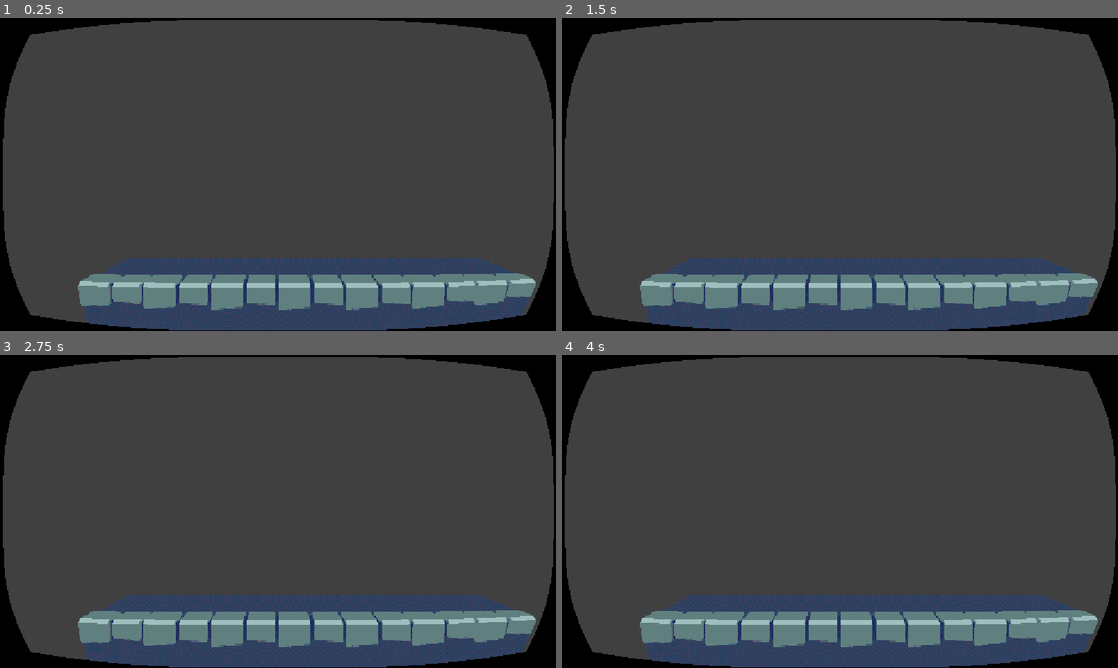
Above: before the commit, frames 1-4 (two rows, left to right).
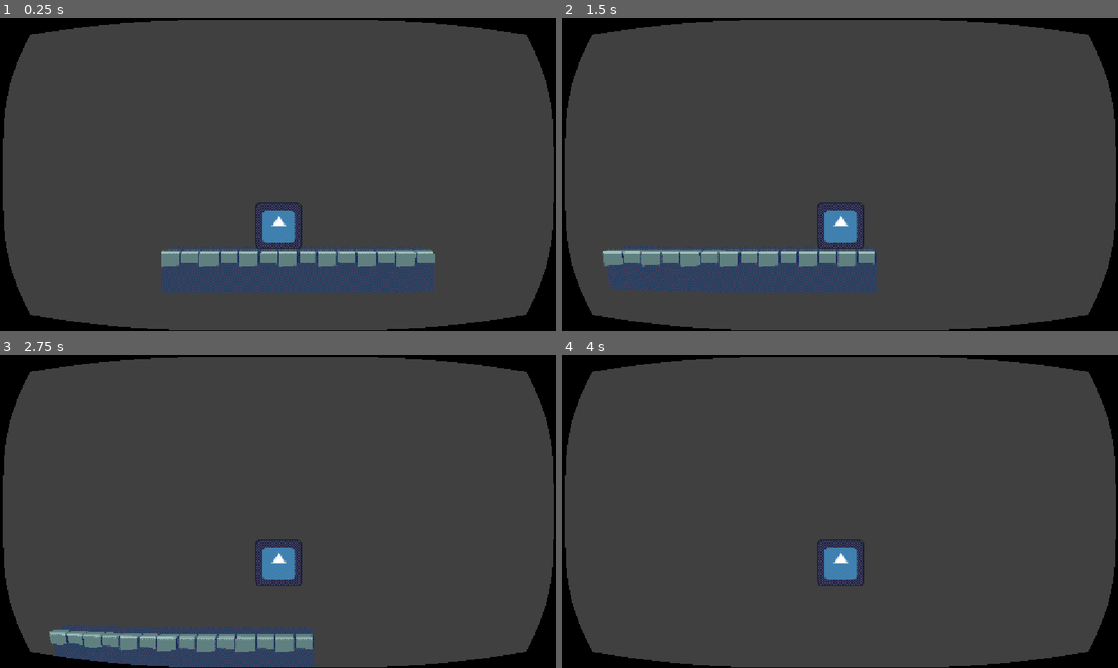
Above: after the commit, the same moments.

Repository: dairycultist/paper-combat
Game: Godot game, scene res://world.tscn
Two runs of this game, one before a commit and one after it. Both use one fixed random seed, a clock stepped at 60 frames per second and the inputs below. The engine's default icon, where the game draws it, is replaced by a stand-in: a white triangle on a blue panel in a dark square.
Inputs:
- Up to frame 1 (0.25 s): no input
- Up to frame 2 (1.5 s): tap Enter at 0.5 s; hold Right (move_right, bound only after the commit) 0.53-1.28 s; tap X (attack, bound only after the commit) at 0.6 s; tap Z (jump, bound only after the commit) at 0.77, 0.8, 1.07, 1.35 s; hold Left (move_left, bound only after the commit) from 1.28 s (still down)
- Up to frame 3 (2.75 s): tap Z (jump, bound only after the commit) at 1.52, 1.82, 2.3 s; tap X (attack, bound only after the commit) at 1.55, 2.1 s; release Left (move_left, bound only after the commit) at 2.03 s; hold Right (move_right, bound only after the commit) from 2.03 s (still down)
- Up to frame 4 (4 s): tap X (attack, bound only after the commit) at 2.85 s; tap Z (jump, bound only after the commit) at 3.02, 3.32, 3.6, 3.77 s; release Right (move_right, bound only after the commit) at 3.53 s; hold Left (move_left, bound only after the commit) from 3.53 s (still down)

The runs differ from the first frame. In frame 1, 19% of the frame differs, in the area x 14-97%, y 58-100%; in frame 2, 20%, in the area x 7-97%, y 58-100%; in frame 3, 16%; in frame 4, 19%.

Commit message:
Basic player controller

Diff:
--- a/grid.tres
+++ b/grid.tres
@@ -1,12 +1,14 @@
 [gd_resource type="MeshLibrary" format=3 uid="uid://c116vpbthr5rx"]
 
 [ext_resource type="ArrayMesh" uid="uid://cobe7p503hojk" path="res://grid/wall_edge.tres" id="1_xb5ts"]
+
+[sub_resource type="BoxShape3D" id="BoxShape3D_xb5ts"]
 
 [resource]
 item/0/name = ""
 item/0/mesh = ExtResource("1_xb5ts")
 item/0/mesh_transform = Transform3D(1, 0, 0, 0, 1, 0, 0, 0, 1, 0, 0, 0)
 item/0/mesh_cast_shadow = 1
-item/0/shapes = []
+item/0/shapes = [SubResource("BoxShape3D_xb5ts"), Transform3D(1, 0, 0, 0, 1, 0, 0, 0, 1, 0, 0, 0)]
 item/0/navigation_mesh_transform = Transform3D(1, 0, 0, 0, 1, 0, 0, 0, 1, 0, 0, 0)
 item/0/navigation_layers = 1
--- a/player.gd
+++ b/player.gd
@@ -1,6 +1,54 @@
 extends CharacterBody3D
 
-#A is red and B is blue btw
-#im gonna make a fighting game you press B to jump and A to punch and A+B to do a flying tornado kick and A in the air to do a flying kickdash and A then B to do an uppercut and A right on landing on the ground to do a sliding kickdash
-#the way im gonna implement all this is have timers representing the time since every single possible action
-#pressing A, B, also landing, and just a regular bool for the grounded state ig
+@export var gravity : float = 3.0
+@export var jump_speed : float = 4.0
+@export var run_speed : float = 5.0
+@export var acceleration : float = 10.0
+
+# timers representing the time since relevant actions
+var jump_t : float
+var attack_t : float
+var landed_t : float
+var is_grounded : bool
+
+func _process(delta: float) -> void:
+
+	var move := Input.get_axis("move_left", "move_right")
+
+	# moving
+	if move:
+		velocity.x = lerp(velocity.x, run_speed * move, acceleration * delta)
+	else:
+		velocity.x = lerp(velocity.x, 0.0, acceleration * delta)
+
+	# grounding-related stuff
+	if is_on_floor():
+
+		# just landed
+		if not is_grounded:
+			landed_t = 0.0
+
+		if Input.is_action_just_pressed("jump"):
+			jump_t = 0.0
+			velocity.y = jump_speed
+
+	else:
+		# gravity
+		velocity.y -= gravity * delta
+
+	is_grounded = is_on_floor()
+
+	if Input.is_action_just_pressed("attack"):
+		attack_t = 0.0
+
+	# special moves
+
+	# im gonna make a fighting game you press B to jump and A to punch and A+B to do
+	# a flying tornado kick and A in the air to do a flying kickdash and A then B to
+	# do an uppercut and A right on landing on the ground to do a sliding kickdash
+
+	move_and_slide()
+
+	jump_t += delta
+	attack_t += delta
+	landed_t += delta
--- a/project.godot
+++ b/project.godot
@@ -20,6 +20,29 @@
 window/stretch/mode="canvas_items"
 window/stretch/aspect="expand"
 
+[input]
+
+move_left={
+"deadzone": 0.2,
+"events": [Object(InputEventKey,"resource_local_to_scene":false,"resource_name":"","device":-1,"window_id":0,"alt_pressed":false,"shift_pressed":false,"ctrl_pressed":false,"meta_pressed":false,"pressed":false,"keycode":0,"physical_keycode":4194319,"key_label":0,"unicode":0,"location":0,"echo":false,"script":null)
+]
+}
+move_right={
+"deadzone": 0.2,
+"events": [Object(InputEventKey,"resource_local_to_scene":false,"resource_name":"","device":-1,"window_id":0,"alt_pressed":false,"shift_pressed":false,"ctrl_pressed":false,"meta_pressed":false,"pressed":false,"keycode":0,"physical_keycode":4194321,"key_label":0,"unicode":0,"location":0,"echo":false,"script":null)
+]
+}
+jump={
+"deadzone": 0.2,
+"events": [Object(InputEventKey,"resource_local_to_scene":false,"resource_name":"","device":-1,"window_id":0,"alt_pressed":false,"shift_pressed":false,"ctrl_pressed":false,"meta_pressed":false,"pressed":false,"keycode":0,"physical_keycode":90,"key_label":0,"unicode":122,"location":0,"echo":false,"script":null)
+]
+}
+attack={
+"deadzone": 0.2,
+"events": [Object(InputEventKey,"resource_local_to_scene":false,"resource_name":"","device":-1,"window_id":0,"alt_pressed":false,"shift_pressed":false,"ctrl_pressed":false,"meta_pressed":false,"pressed":false,"keycode":0,"physical_keycode":88,"key_label":0,"unicode":120,"location":0,"echo":false,"script":null)
+]
+}
+
 [physics]
 
 3d/physics_engine="Jolt Physics"
--- a/world.tscn
+++ b/world.tscn
@@ -1,12 +1,16 @@
 [gd_scene format=3 uid="uid://dtkmryync4m25"]
 
 [ext_resource type="MeshLibrary" uid="uid://c116vpbthr5rx" path="res://grid.tres" id="1_fj7yv"]
+[ext_resource type="Texture2D" uid="uid://broycc76gxur3" path="res://icon.svg" id="2_tlwt5"]
+[ext_resource type="Script" uid="uid://wsr7gkvx2yin" path="res://player.gd" id="3_036b0"]
 [ext_resource type="Shader" uid="uid://dwmvqm8ecgorv" path="res://postprocesser.gdshader" id="3_aqk2v"]
 
 [sub_resource type="ShaderMaterial" id="ShaderMaterial_tlwt5"]
 shader = ExtResource("3_aqk2v")
 shader_parameter/y_res = 240
 shader_parameter/fisheye = 0.125
+
+[sub_resource type="CapsuleShape3D" id="CapsuleShape3D_lxpj2"]
 
 [node name="World" type="Node3D" unique_id=1813493337]
 
@@ -32,8 +36,27 @@
 size = Vector2i(1152, 648)
 render_target_update_mode = 4
 
-[node name="Camera3D" type="Camera3D" parent="SubViewportContainer/SubViewport" unique_id=981291168]
-transform = Transform3D(1, 0, 0, 0, 1, 0, 0, 0, 1, 0, 2.6537678, 3)
+[node name="Player" type="CharacterBody3D" parent="SubViewportContainer/SubViewport" unique_id=534400808]
+transform = Transform3D(1, 0, 0, 0, 1, 0, 0, 0, 1, 0, 1.2606672, -0.5)
+axis_lock_linear_z = true
+axis_lock_angular_x = true
+axis_lock_angular_y = true
+axis_lock_angular_z = true
+script = ExtResource("3_036b0")
+gravity = 20.0
+jump_speed = 7.0
+
+[node name="Camera3D" type="Camera3D" parent="SubViewportContainer/SubViewport/Player" unique_id=981291168]
+transform = Transform3D(1, 0, 0, 0, 1, 0, 0, 0, 1, 0, 2, 10)
+fov = 45.0
+
+[node name="CollisionShape3D" type="CollisionShape3D" parent="SubViewportContainer/SubViewport/Player" unique_id=1111828607]
+transform = Transform3D(1, 0, 0, 0, 1, 0, 0, 0, 1, 0, 1, 0)
+shape = SubResource("CapsuleShape3D_lxpj2")
+
+[node name="Sprite3D" type="Sprite3D" parent="SubViewportContainer/SubViewport/Player" unique_id=472198156]
+offset = Vector2(0, 64)
+texture = ExtResource("2_tlwt5")
 
 [node name="OmniLight3D" type="OmniLight3D" parent="." unique_id=897215429]
 transform = Transform3D(1, 0, 0, 0, 1, 0, 0, 0, 1, 0, 1.4578968, 1.2834611)
